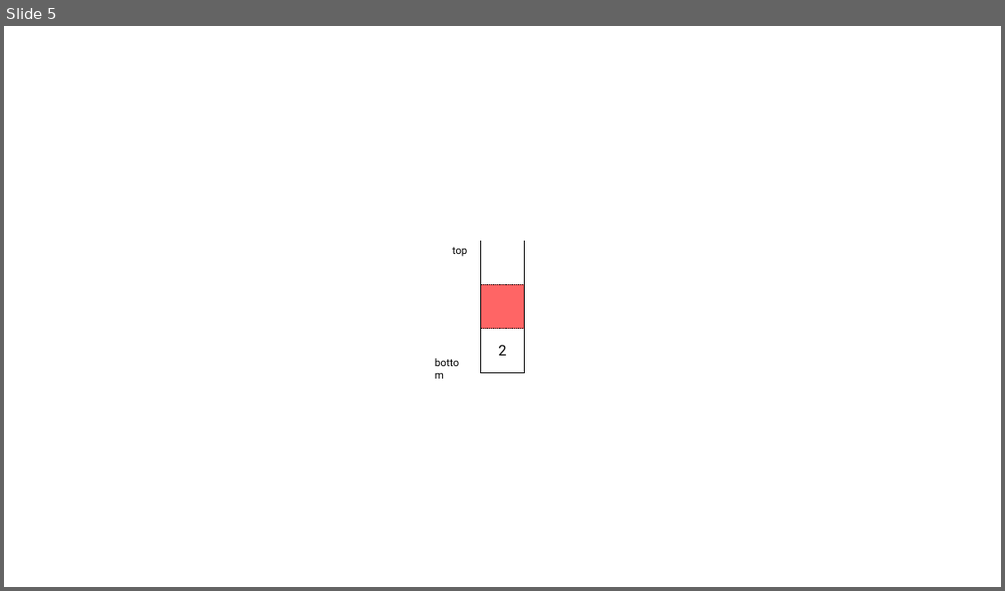
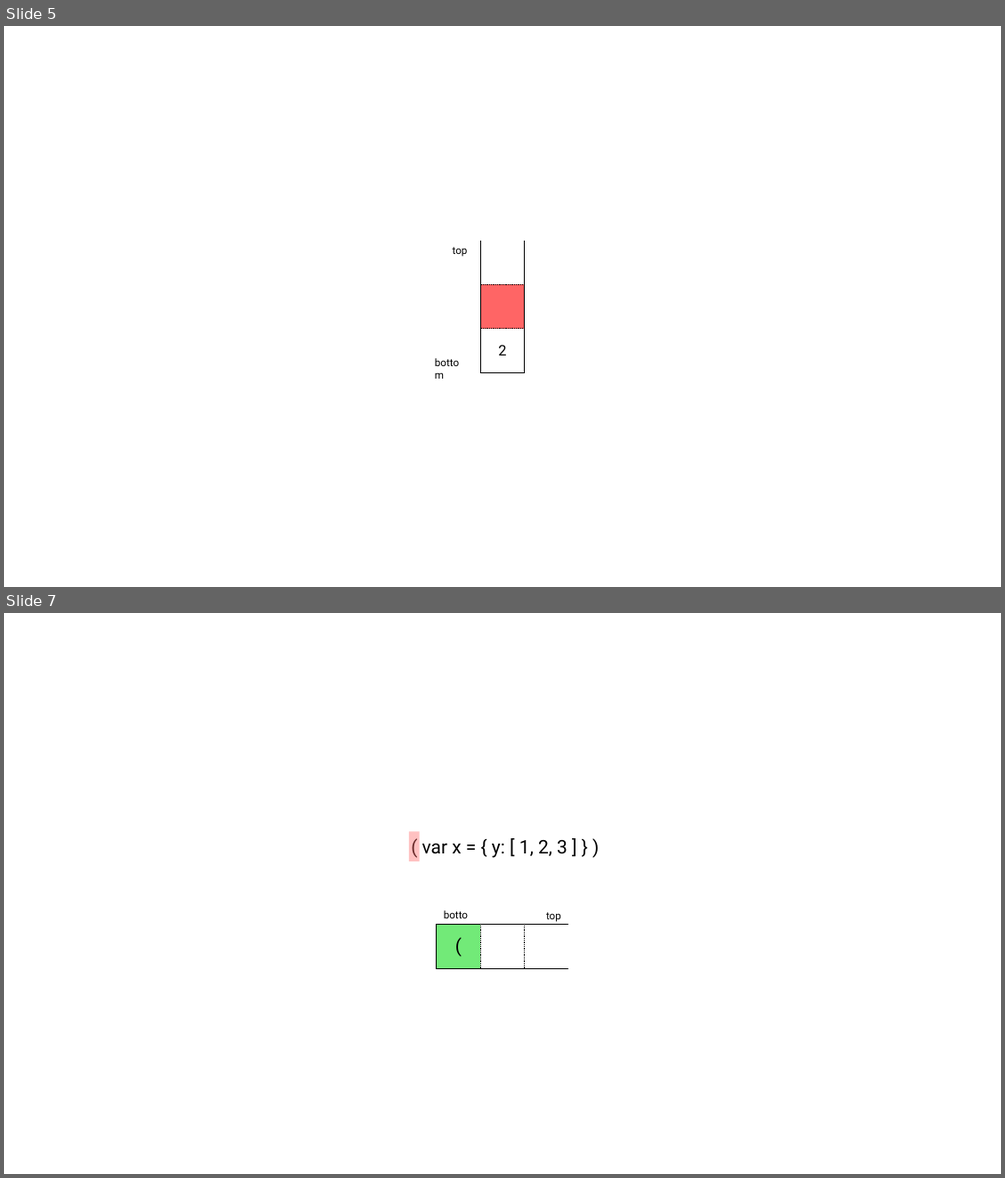
Before and after one commit to RWB0104/Kapoo, a slide deck: 사진.pptx. Shown one above the other, each under a label of ours: slide 5 before the commit, slides 5 and 7 after it; the slides between them are not shown. The pictures are 1005x591 and 1005x1178 pixels, drawn with LibreOffice and Linux fonts; fonts in the diff are those of the drawing. Boxes give left, top, right and bottom in pixels: in the first picture for what was removed or moved away, otherwise in the second. Text is boxed around its words. In the diff, an @@ line names an element or a change of style, - is before the commit and + after.

```diff
--- a/사진.pptx
+++ b/사진.pptx
@@ slide 7 added at (4,613,1001,1174), background #FFFFFF @@
@@ rectangle added at (409,831,420,861), fill #FF6565 at 40% opacity @@
@@ text added at (422,840,567,858), 18 pt, text #000000 @@
+( var x = { y: [ 1, 2, 3 ] } )
@@ text added at (437,905,484,925), 10 pt, text #000000 @@
+bottom
@@ table added at (437,925,568,968), 1 rows, 3 columns @@
+( |  | 
@@ text added at (546,912,561,922), 10 pt, text #000000 @@
+top
```
Also in this commit, not shown: 12 other slides added, 9 other files.
